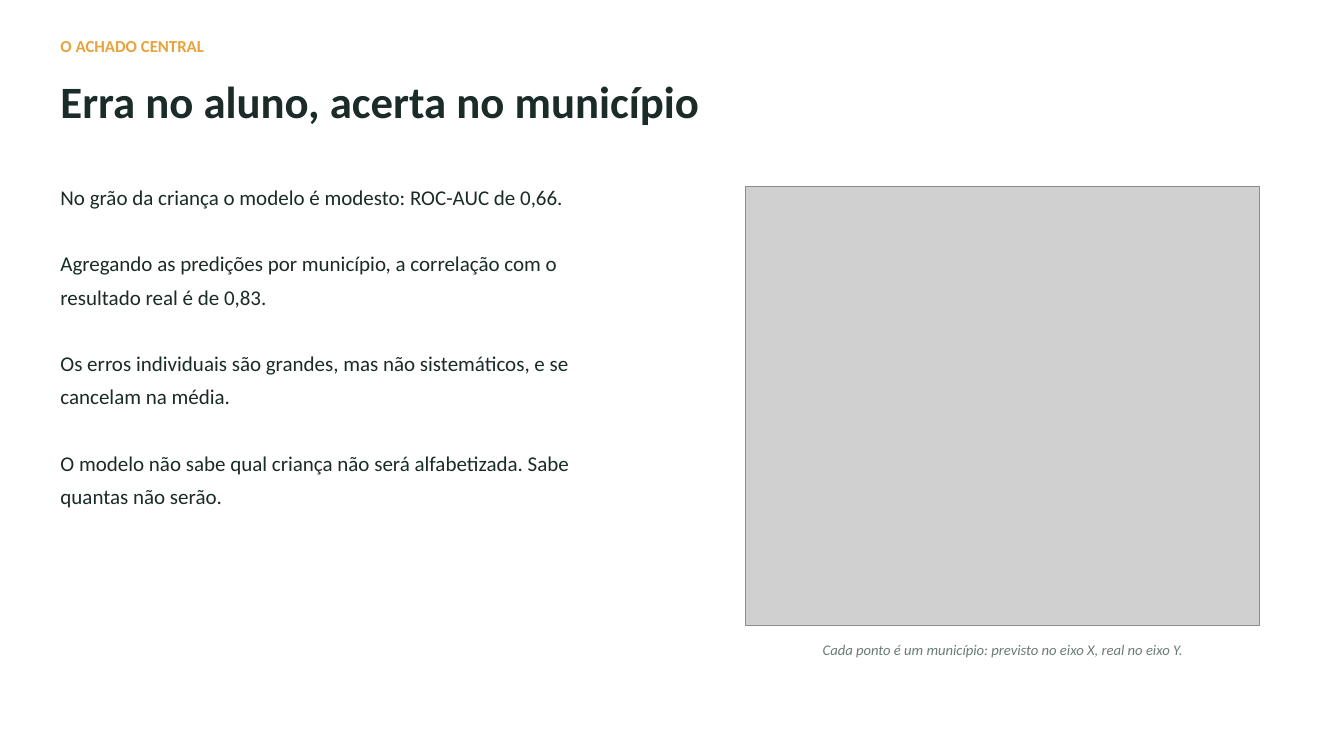
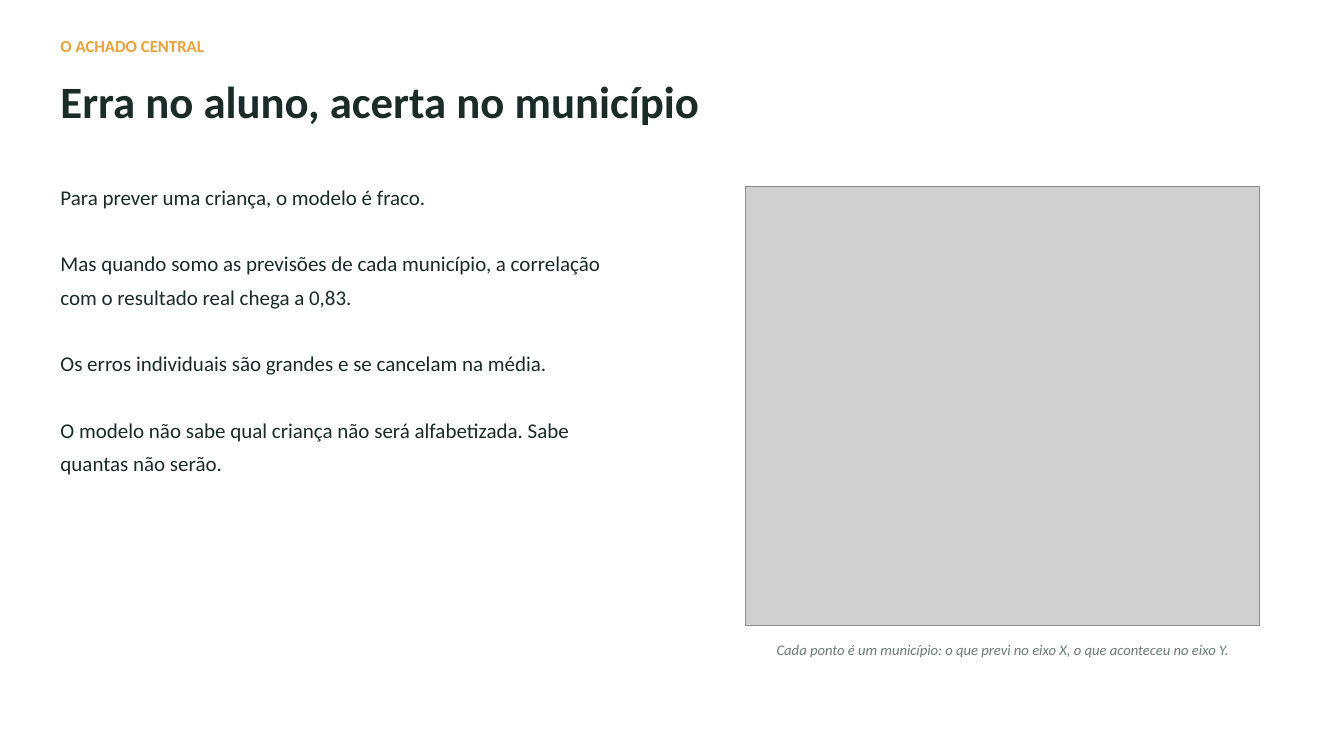
Before and after one commit to tcarvalhodiniz/tech-challenge-fase3, a slide deck: slide 7 of docs/apresentacao.pptx. Drawn at 1344x756 pixels with LibreOffice and Linux fonts; fonts in the diff are those of the drawing; grey boxes stand for pictures. Boxes give left, top, right and bottom in pixels: in the first picture for what was removed or moved away, otherwise in the second. Text is boxed around its words. In the diff, an @@ line names an element or a change of style, - is before the commit and + after.

Commit message:
Reescreve a apresentação em primeira pessoa
O texto dos slides estava quase todo impessoal ou passivo: 'um modelo que
estima', 'saem do treino', 'o agrupamento separou'. Ninguém fazia nada, as
coisas aconteciam sozinhas, e o conjunto soava automático.

Agora cada slide diz quem fez: construí, montei, comecei jogando fora, descobri,
separei, escrevi a nota mínima, fui medir o limite, agrupei. O projeto é
individual, então a voz é a primeira pessoa do singular.

O slide de escopo era o mais confuso. Explicava a necessidade de uma base nova
com o vocabulário do problema, dizendo que a camada anterior 'servia a relatório,
no grão de município'. Passa a dizer que a base da fase anterior guardava uma
linha por município e que, para prever criança por criança, era preciso uma linha
por aluno.

Saem também os termos que não significam nada para um gestor: o título do slide
sobre ausência falava em 'classe negativa', e um cartão anunciava 'tabelas Gold
novas'.

O título do slide de escopo estava passivo enquanto o corpo já estava em primeira
pessoa; passa a acompanhar.

```diff
--- a/docs/apresentacao.pptx
+++ b/docs/apresentacao.pptx
@@ text at (x1=60, y1=190, x2=600, y2=375): text changed @@
-No grão da criança o modelo é modesto: ROC-AUC de 0,66.
-Agregando as predições por município, a correlação com o resultado real é de 0,83.
-Os erros individuais são grandes, mas não sistemáticos, e se cancelam na média.
+Para prever uma criança, o modelo é fraco.
+Mas quando somo as previsões de cada município, a correlação com o resultado real chega a 0,83.
+Os erros individuais são grandes e se cancelam na média.
@@ text at (x1=777, y1=645, x2=1228, y2=658): text changed @@
-Cada ponto é um município: previsto no eixo X, real no eixo Y.
+Cada ponto é um município: o que previ no eixo X, o que aconteceu no eixo Y.
```
Also in this commit, not shown: 7 other slides changed.
